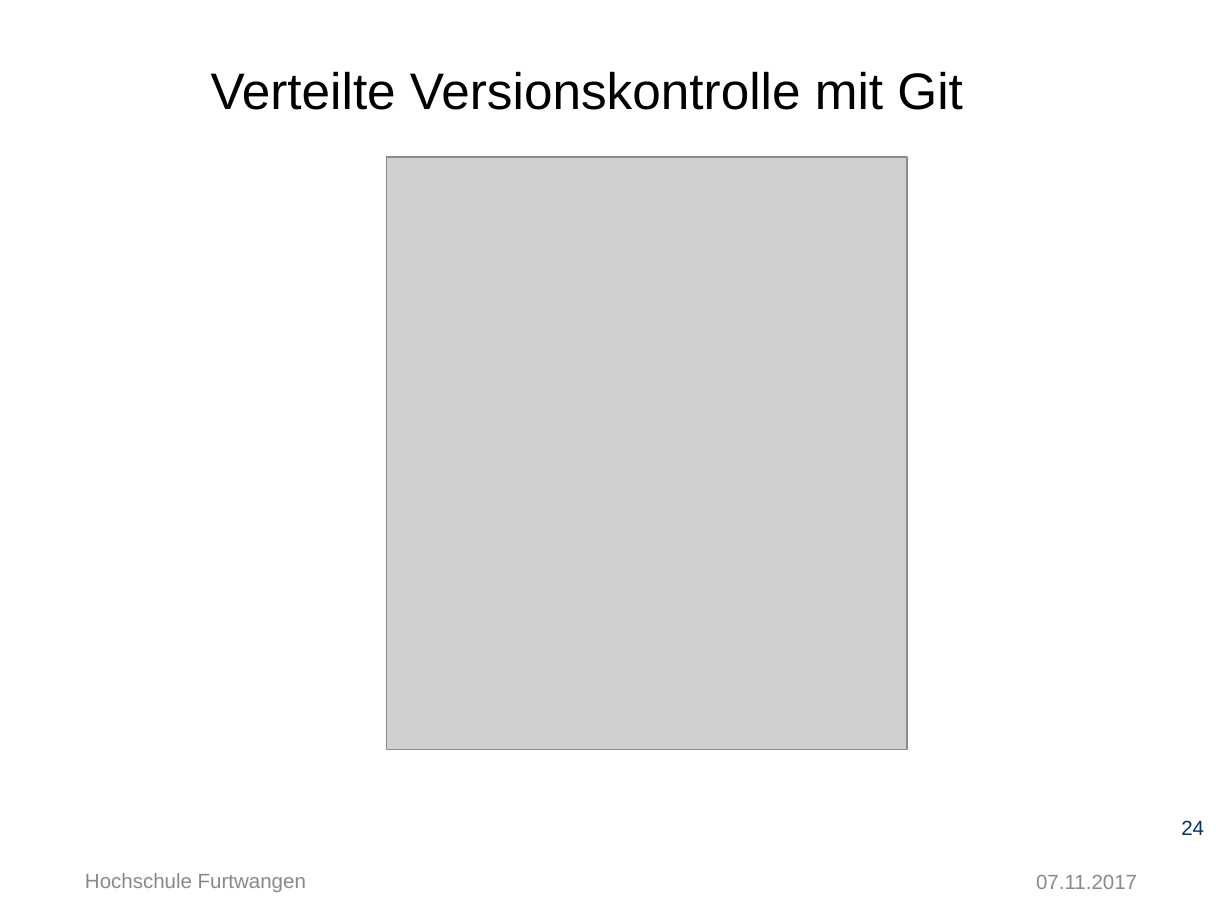
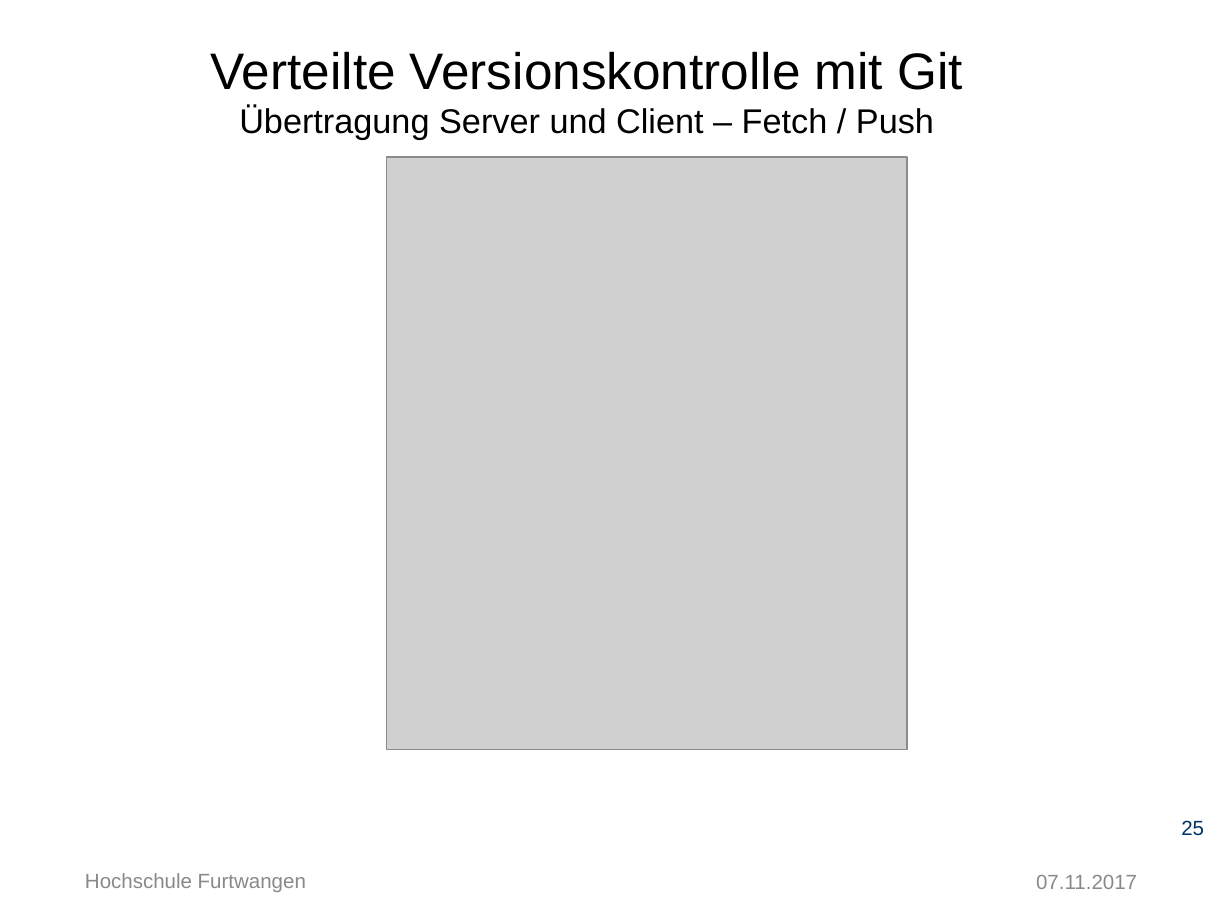
Before and after one commit to Ertugrul-Furtwangen/Erti, a slide deck: slide 25 of Thesis-Präsentation.pptx (slide 24 before the commit). Drawn at 1232x924 pixels with LibreOffice and Linux fonts; fonts in the diff are those of the drawing; grey boxes stand for pictures; background and template pictures are left out. Boxes give left, top, right and bottom in pixels: in the first picture for what was removed or moved away, otherwise in the second. Text is boxed around its words. In the diff, an @@ line names an element or a change of style, - is before the commit and + after.

```diff
--- a/Thesis-Präsentation.pptx
+++ b/Thesis-Präsentation.pptx
@@ title at (211,51,962,140): text changed; size 30 to 20 pt @@
-Verteilte Versionskontrolle mit Git
+Verteilte Versionskontrolle mit Git
+Übertragung Server und Client – Fetch / Push
@@ page number at (1181,820,1204,836): text changed @@
-24
+25
```
Also in this commit, not shown: 10 other slides changed, 3 slides added.
